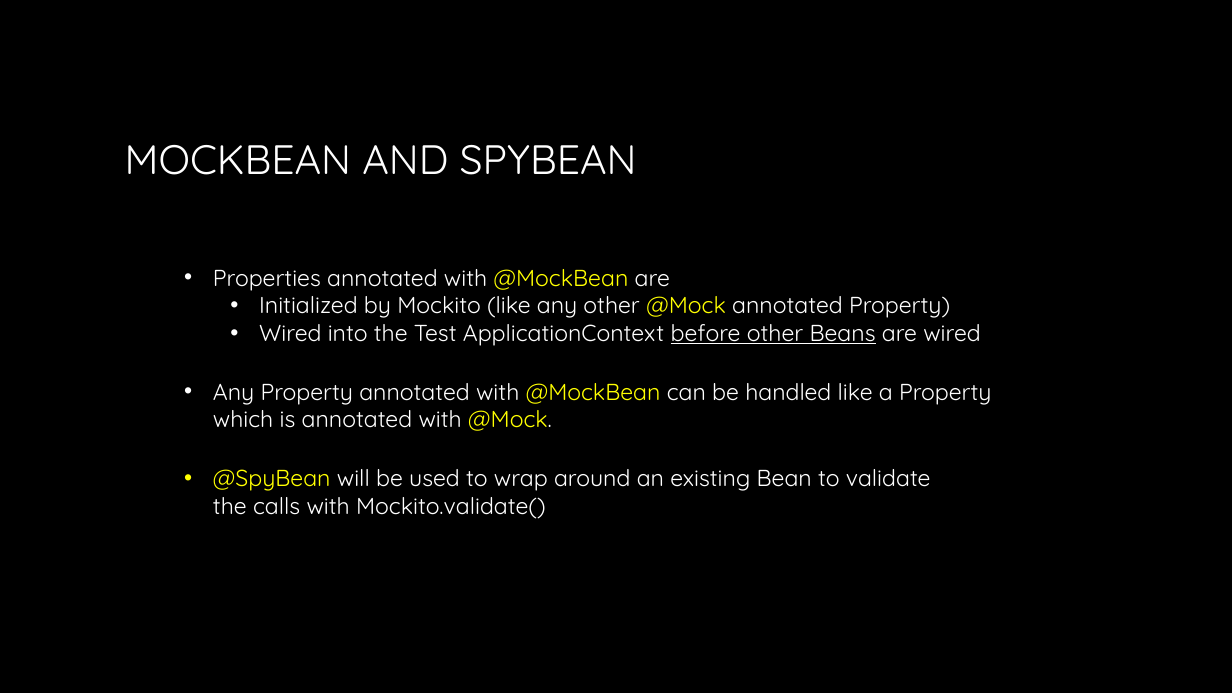
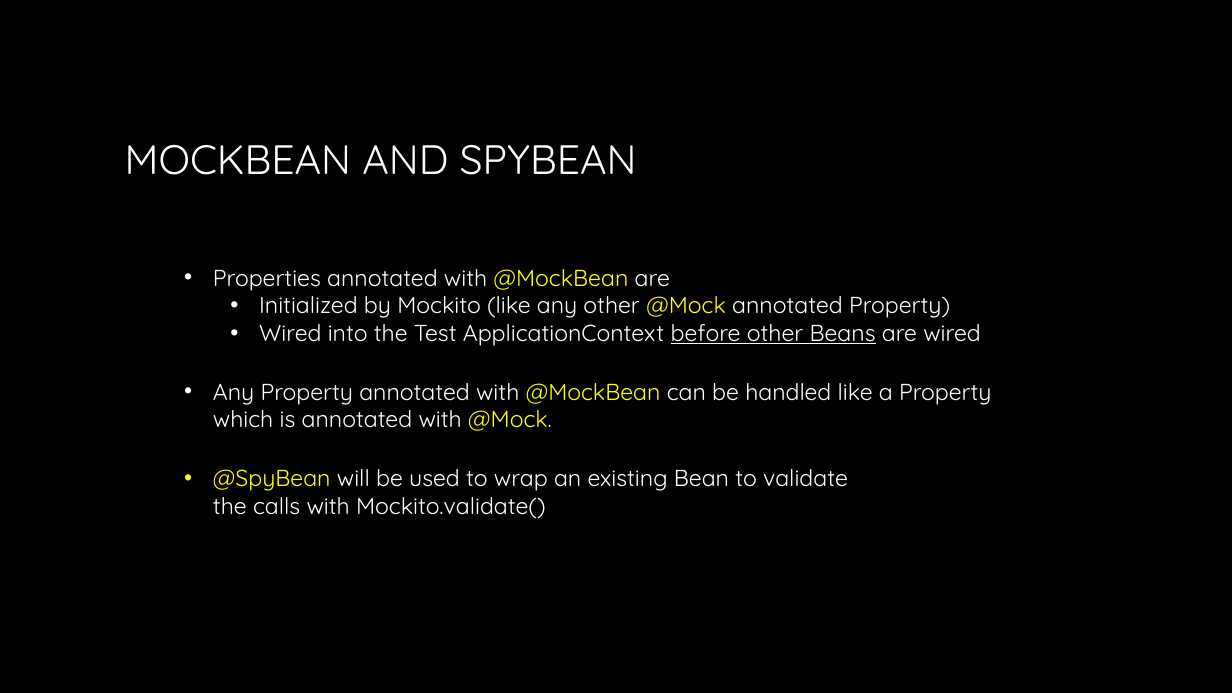
Before and after one commit to jack-geronimo/spring-boot-test-meetup, a slide deck: slide 14 of meetup-presentation.pptx. Drawn at 1232x693 pixels with LibreOffice and Linux fonts; fonts in the diff are those of the drawing; background and template pictures are left out. Boxes give left, top, right and bottom in pixels: in the first picture for what was removed or moved away, otherwise in the second. Text is boxed around its words. In the diff, an @@ line names an element or a change of style, - is before the commit and + after.

```diff
--- a/meetup-presentation.pptx
+++ b/meetup-presentation.pptx
@@ text at box(213, 469, 848, 519): text changed @@
-• @SpyBean will be used to wrap around an existing Bean to validate
-  the calls with Mockito.validate()
+• @SpyBean will be used to wrap an existing Bean to validate
+  the calls with Mockito.validate()
```
Also in this commit, not shown: 1 other slide changed.
